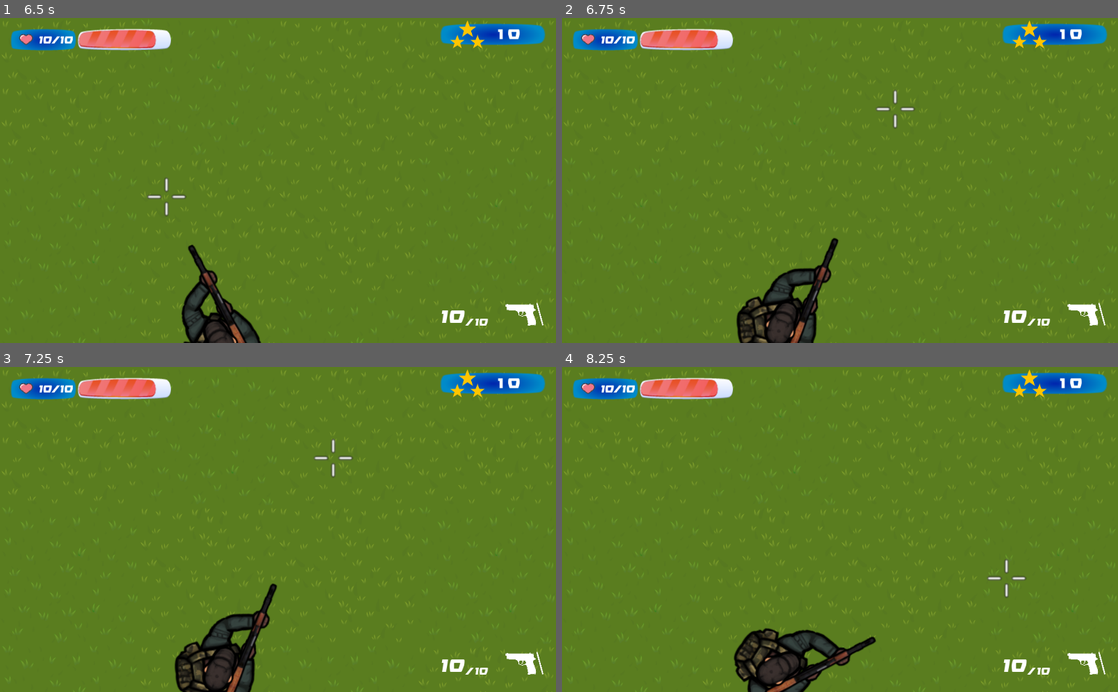
Above: before the commit, frames 1-4 (two rows, left to right).
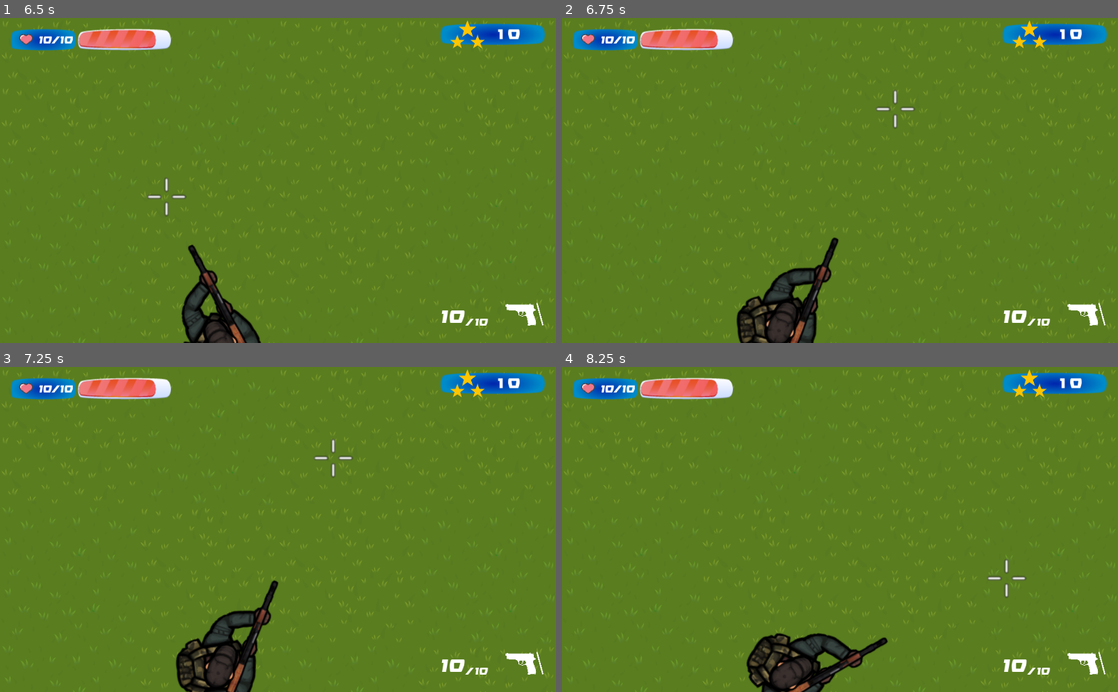
Above: after the commit, the same moments.

Repository: ekarus/godot_training
Game: Godot game, scene res://UI/MainMenu.tscn
Same seed, same stepped clock (60 frames per second), same inputs: the game is played once before the commit and once after it.
Inputs (mouse positions are in pixels of both pictures, inside the frame that each line leads up to):
- Up to frame 1 (6.5 s): click "START" at 0.5 s; tap Enter at 1.25 s; move the mouse to (250, 245) at 1.27 s; press the mouse at (250, 245) at 1.28 s; hold W (player_move_up) 1.28-2.78 s; move the mouse to (444, 229) at 2.02 s; release the mouse at (444, 229) at 2.03 s; click (444, 229) at 2.1 s; move the mouse to (111, 131) at 2.77 s; press the mouse at (111, 131) at 2.78 s; hold A (player_move_left) 2.78-4.28 s; move the mouse to (305, 180) at 3.52 s; release the mouse at (305, 180) at 3.53 s; click (305, 180) at 3.6 s; move the mouse to (194, 99) at 4.27 s; press the mouse at (194, 99) at 4.28 s; hold S (player_move_down) 4.28-5.03 s; move the mouse to (400, 164) at 5.02 s; release the mouse at (400, 164) at 5.03 s; hold D (player_move_right) 5.03-5.78 s; click (400, 164) at 5.1 s; move the mouse to (166, 196) at 5.77 s; press the mouse at (166, 196) at 5.78 s; hold W (player_move_up) from 5.78 s (still down)
- Up to frame 2 (6.75 s): move the mouse to (895, 109) at 6.52 s; release W (player_move_up) at 6.53 s; release the mouse at (895, 109) at 6.53 s; hold D (player_move_right) from 6.53 s (still down); click (895, 109) at 6.6 s
- Up to frame 3 (7.25 s): keep holding D (player_move_right)
- Up to frame 4 (8.25 s): keep holding D (player_move_right); move the mouse to (812, 594) at 7.27 s; press the mouse at (812, 594) at 7.28 s; move the mouse to (1006, 578) at 8.02 s; release the mouse at (1006, 578) at 8.03 s; click (1006, 578) at 8.1 s

Frame 1 is identical in both runs. In frame 2, 0.1% of the frame differs, in the area x 31-50%, y 67-100%; in frame 3, 1.2%; in frame 4, 2.7%, in the area x 30-59%, y 80-100%.

Commit message:
lifetime for projectiles

Diff:
--- a/Src/GGP/Projectile.gd
+++ b/Src/GGP/Projectile.gd
@@ -3,13 +3,18 @@
 
 export var speed := 1650.0
 export var damage := 10.0
+export var lifetime := 1.5
 
 var direction := Vector2.ZERO
 
 # Called when the node enters the scene tree for the first time.
 func _ready():
 	direction =  Vector2(sin(-rotation), cos(rotation))
-	pass # Replace with function body.
+	var timer = Timer.new()
+	timer.connect("timeout", self, "queue_free")
+	timer.wait_time = lifetime
+	timer.autostart = true
+	add_child(timer)
 
 func _physics_process(delta: float) -> void:
 	var collision := move_and_collide(speed * direction * delta)
